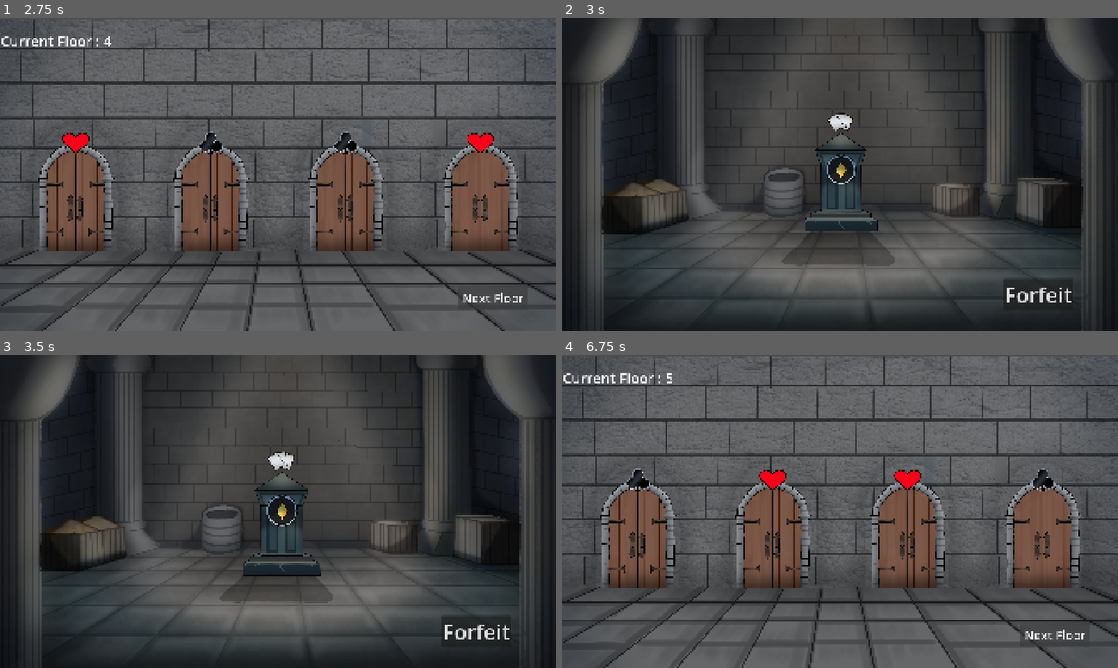
Above: before the commit, frames 1-4 (two rows, left to right).
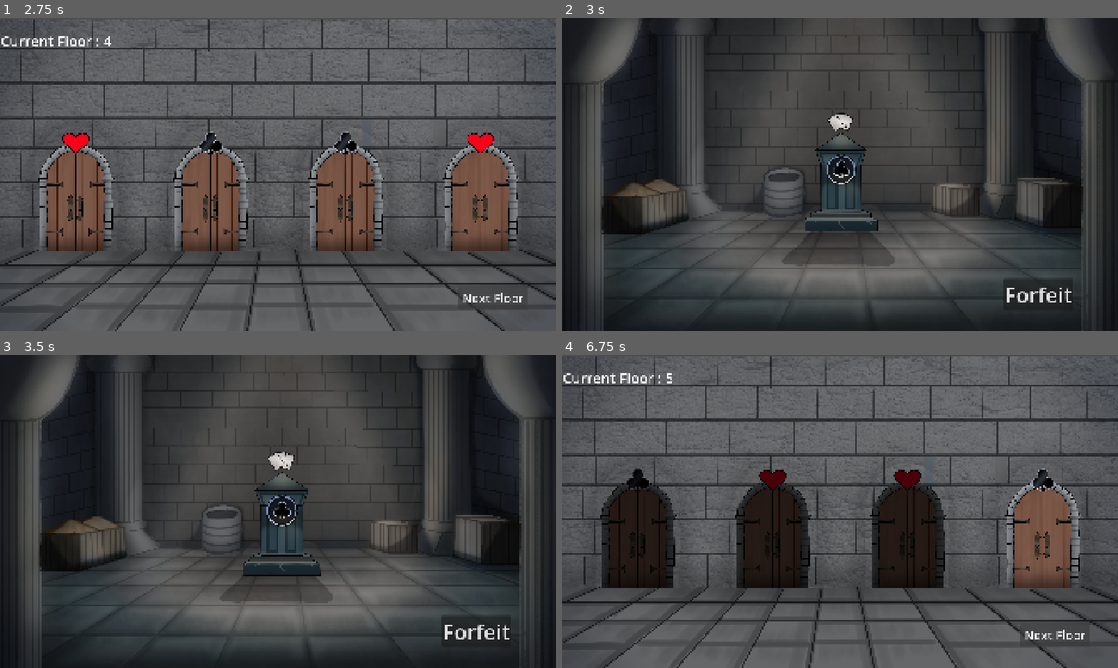
Above: after the commit, the same moments.

Repository: GanisAD/SCOUNDREL-COMPFEST-18-IGI
Game: Godot game, scene res://Scene/explore.tscn
Same seed, same stepped clock (60 frames per second), same inputs: the game is played once before the commit and once after it.
Inputs (mouse positions are in pixels of both pictures, inside the frame that each line leads up to):
- Up to frame 1 (2.75 s): click "Next Floor" at 0.5 s; click "Next Floor" at 1.25 s; click "Next Floor" at 2 s
- Up to frame 2 (3 s): tap Enter at 2.75 s; drag from (578, 143) to (895, 105) at 2.77 s
- Up to frame 3 (3.5 s): no input
- Up to frame 4 (6.75 s): click "Forfeit" at 3.5 s; tap Space at 4.25 s; drag from (717, 480) to (812, 574) at 4.27 s; click "Forfeit" at 5 s; tap Enter at 5.75 s; move the mouse to (851, 480) at 5.77 s; press the mouse at (851, 480) at 5.78 s; release the mouse at (851, 480) at 6.5 s; click "Forfeit" at 6.5 s

Frame 1 is identical in both runs. In frame 2, 0.1% of the frame differs, in the area x 47-53%, y 32-52%; in frame 3, 0.2%; in frame 4, 12%, in the area x 7-69%, y 36-75%.

Commit message:
Added room altar texture, and fix door disabled state.

Diff:
--- a/Data/Room/club.tres
+++ b/Data/Room/club.tres
@@ -2,12 +2,14 @@
 
 [ext_resource type="Resource" uid="uid://bo7ypbto4afgd" path="res://Data/Stats/Enemy/Skeleton(1).tres" id="1_xtdmi"]
 [ext_resource type="Script" uid="uid://dyf4igi785lr7" path="res://Script/Exploration/Room/room_data.gd" id="2_j8hut"]
+[ext_resource type="Texture2D" uid="uid://dijwl7dm8pjar" path="res://Resources/Room/altar-clover.png" id="2_lgjpo"]
 [ext_resource type="Texture2D" uid="uid://hngv2s1a5g6y" path="res://Resources/Door/Clover .png" id="2_miv7p"]
 
 [resource]
 script = ExtResource("2_j8hut")
 room_name = "Skeleton Room"
 room_icon = ExtResource("2_miv7p")
+room_altar = ExtResource("2_lgjpo")
 description = "Room that have been infested by monster card"
 possible_monster_encounters = Array[Resource]([ExtResource("1_xtdmi")])
 metadata/_custom_type_script = "uid://dyf4igi785lr7"
--- a/Data/Room/diamond.tres
+++ b/Data/Room/diamond.tres
@@ -3,12 +3,14 @@
 [ext_resource type="Resource" uid="uid://b8o7qpf7f6xw4" path="res://Data/Weapon/GuardSword/guard_sword.tres" id="1_cw7tu"]
 [ext_resource type="Script" uid="uid://dyf4igi785lr7" path="res://Script/Exploration/Room/room_data.gd" id="1_knyec"]
 [ext_resource type="Texture2D" uid="uid://fkpr82xmwf" path="res://Resources/Door/Heart .png" id="2_oibj2"]
+[ext_resource type="Texture2D" uid="uid://bbjyes1c7yh74" path="res://Resources/Room/altar-diamond.png" id="2_tcsfw"]
 
 [resource]
 script = ExtResource("1_knyec")
 room_name = "Weapon Room"
 room_type = 0
 room_icon = ExtResource("2_oibj2")
+room_altar = ExtResource("2_tcsfw")
 description = "room with weapon card"
 possible_item_pool = Array[Resource]([ExtResource("1_cw7tu")])
 metadata/_custom_type_script = "uid://dyf4igi785lr7"
--- a/Data/Room/heart.tres
+++ b/Data/Room/heart.tres
@@ -1,9 +1,11 @@
 [gd_resource type="Resource" script_class="RoomData" format=3 uid="uid://dry13tqv688s4"]
 
+[ext_resource type="Texture2D" uid="uid://cjkjs3b16bwe5" path="res://Resources/Room/altar-heart.png" id="1_5q5r3"]
 [ext_resource type="Texture2D" uid="uid://fkpr82xmwf" path="res://Resources/Door/Heart .png" id="1_ijvdd"]
 [ext_resource type="Script" uid="uid://dyf4igi785lr7" path="res://Script/Exploration/Room/room_data.gd" id="1_lxje3"]
 
 [resource]
 script = ExtResource("1_lxje3")
 room_icon = ExtResource("1_ijvdd")
+room_altar = ExtResource("1_5q5r3")
 metadata/_custom_type_script = "uid://dyf4igi785lr7"
--- a/Data/Room/spade.tres
+++ b/Data/Room/spade.tres
@@ -1,9 +1,11 @@
 [gd_resource type="Resource" script_class="RoomData" format=3 uid="uid://cr3mpd5fo4uc4"]
 
 [ext_resource type="Script" uid="uid://dyf4igi785lr7" path="res://Script/Exploration/Room/room_data.gd" id="1_ggl66"]
-[ext_resource type="Texture2D" uid="uid://hngv2s1a5g6y" path="res://Resources/Door/Clover .png" id="1_v34e2"]
+[ext_resource type="Texture2D" uid="uid://b71d0qgwps8lw" path="res://Resources/Room/altar-spade.png" id="1_we18r"]
+[ext_resource type="Texture2D" uid="uid://so46dhwjig6c" path="res://Resources/Door/Spade.png" id="2_g62la"]
 
 [resource]
 script = ExtResource("1_ggl66")
-room_icon = ExtResource("1_v34e2")
+room_icon = ExtResource("2_g62la")
+room_altar = ExtResource("1_we18r")
 metadata/_custom_type_script = "uid://dyf4igi785lr7"
--- a/Script/Exploration/Room/room_data.gd
+++ b/Script/Exploration/Room/room_data.gd
@@ -5,6 +5,7 @@
 @export var room_name: String = "Ruangan Tanpa Nama"
 @export var room_type: RoomType.Type = RoomType.Type.CLUB
 @export var room_icon: Texture2D # Icon visual kartu/symbol (Diamonds/Hearts/Clubs/Spades)
+@export var room_altar: Texture2D
 @export_multiline var description: String = ""
 
 @export_group("Loot & Encounter Table")
--- a/Script/Exploration/door.gd
+++ b/Script/Exploration/door.gd
@@ -2,7 +2,7 @@
 class_name Door
 extends Control
 
-signal door_selected(room_data: RoomData)
+signal door_selected(room_data: RoomData, index: int)
 
 enum State { LOCKED, AVAILABLE, DISABLED }
 
@@ -11,6 +11,7 @@
 
 var current_state: State = State.AVAILABLE
 var assigned_room_data: RoomData
+var door_index: int = 0
 
 func _ready() -> void:
 	# Hubungkan sinyal mouse bawaan Control
@@ -36,11 +37,15 @@
 	current_state = new_state
 	match current_state:
 		State.LOCKED:
-			modulate = Color(0.4, 0.4, 0.4) # Visual redup/terkunci
+			mouse_filter = Control.MOUSE_FILTER_STOP
+			modulate = Color(0.4, 0.4, 0.4)
 		State.AVAILABLE:
 			modulate = Color.WHITE
+			mouse_filter = Control.MOUSE_FILTER_STOP
 		State.DISABLED:
-			modulate = Color(0.2, 0.2, 0.2)
+			modulate = Color(0.3, 0.3, 0.3)
+			mouse_filter = Control.MOUSE_FILTER_IGNORE
+			scale = Vector2.ONE
 
 func _on_mouse_entered() -> void:
 	if current_state == State.AVAILABLE:
@@ -62,4 +67,4 @@
 
 	if event is InputEventMouseButton and event.button_index == MOUSE_BUTTON_LEFT and event.pressed:
 		set_door_state(State.DISABLED)
-		door_selected.emit(assigned_room_data)
+		door_selected.emit(assigned_room_data, door_index)
--- a/Script/Exploration/dungeon_manager.gd
+++ b/Script/Exploration/dungeon_manager.gd
@@ -12,8 +12,10 @@
 	if elevator:
 		elevator.elevator_used.connect(_on_elevator_used)
 
-	for door in doors:
+	for i in range(doors.size()):
+		var door = doors[i]
 		if door:
+			door.door_index = i
 			door.door_selected.connect(_on_door_selected)
 
 	update_floor_ui()
@@ -26,13 +28,19 @@
 		for i in range(doors.size()):
 			if doors[i]:
 				doors[i].set_room_data(GameManager.active_doors_data[i])
+				var saved_state = GameManager.active_doors_states[i]
+				doors[i].set_door_state(saved_state)
 	else:
 		# Jika belum ada data (awal lantai/game baru), acak semua pintu
 		reroll_all_doors()
 
 
-func _on_door_selected(selected_room: RoomData) -> void:
-	GameManager.enter_room(selected_room)
+func _on_door_selected(selected_room: RoomData, index: int) -> void:
+	for door in doors:
+		if door:
+			door.set_door_state(Door.State.DISABLED)
+
+	GameManager.enter_room(selected_room, index)
 
 func _on_elevator_used() -> void:
 
@@ -48,7 +56,12 @@
 
 func reroll_all_doors() -> void:
 	GameManager.active_doors_data.clear()
+	GameManager.active_doors_states.clear()
+
 	for door in doors:
 		if door:
 			var new_room = door.generate_random_room()
+			door.set_door_state(Door.State.AVAILABLE)
+
 			GameManager.active_doors_data.append(new_room)
+			GameManager.active_doors_states.append(Door.State.AVAILABLE)
--- a/Script/Exploration/room.gd
+++ b/Script/Exploration/room.gd
@@ -23,6 +23,8 @@
 ## Dipanggil saat pemain berpindah ke ruangan baru
 func setup_room(room_data: RoomData) -> void:
 	current_room_data = room_data
+
+	altar.texture = current_room_data.room_altar
 
 	# Memicu logika acak isi ruangan berdasarkan tipe ruangan
 	if not altar:
@@ -74,6 +76,7 @@
 	# Fitur sekunder (Spade)
 	pass
 
+
 func _on_forfeit_used() -> void:
 	GameManager.return_to_dungeon_overworld()
 
--- a/Script/Game_System/game_manager.gd
+++ b/Script/Game_System/game_manager.gd
@@ -11,6 +11,7 @@
 # --- DATA PINTU YANG AKTIF ---
 
 var active_doors_data: Array[RoomData] = []
+var active_doors_states: Array[Door.State] = []
 
 # --- DATA RUANGAN AKTIF ---
 
@@ -29,20 +30,16 @@
 	print("New Run Started!")
 
 ## Menyimpan data ruangan terpilih dan berpindah ke scene tujuan
-func enter_room(room_data: RoomData) -> void:
+func enter_room(room_data: RoomData, door_index: int = -1) -> void:
 	current_room_data = room_data
+
+	if door_index >= 0 and door_index < active_doors_states.size():
+		active_doors_states[door_index] = Door.State.DISABLED
 
 	if current_room_data == null:
 		push_warning("GameManager: Enter room dipanggil tanpa RoomData!")
 		return
 
-	# Tentukan pindah scene berdasarkan tipe ruangan
-	#match current_room_data.room_type:
-		#RoomType.Type.CLUB:
-			## Berpindah ke scene pertarungan utama
-			#get_tree().change_scene_to_file("res://Scene/combat.tscn")
-		#_:
-	# Tipe ruangan lain (Diamond, Heart, Spade) ke scene event/loot
 	get_tree().change_scene_to_file("res://Scene/Components/room_event.tscn")
 
 ## Dipanggil setelah pertempuran/event ruangan selesai untuk kembali ke pemilihan pintu
